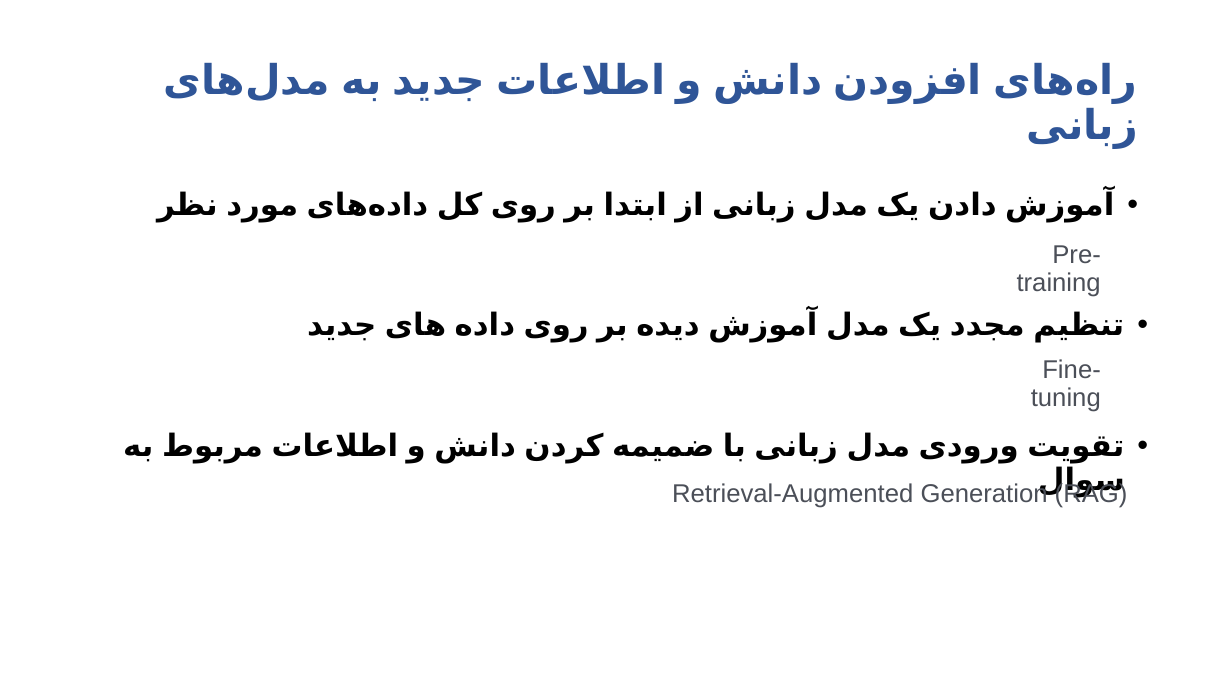
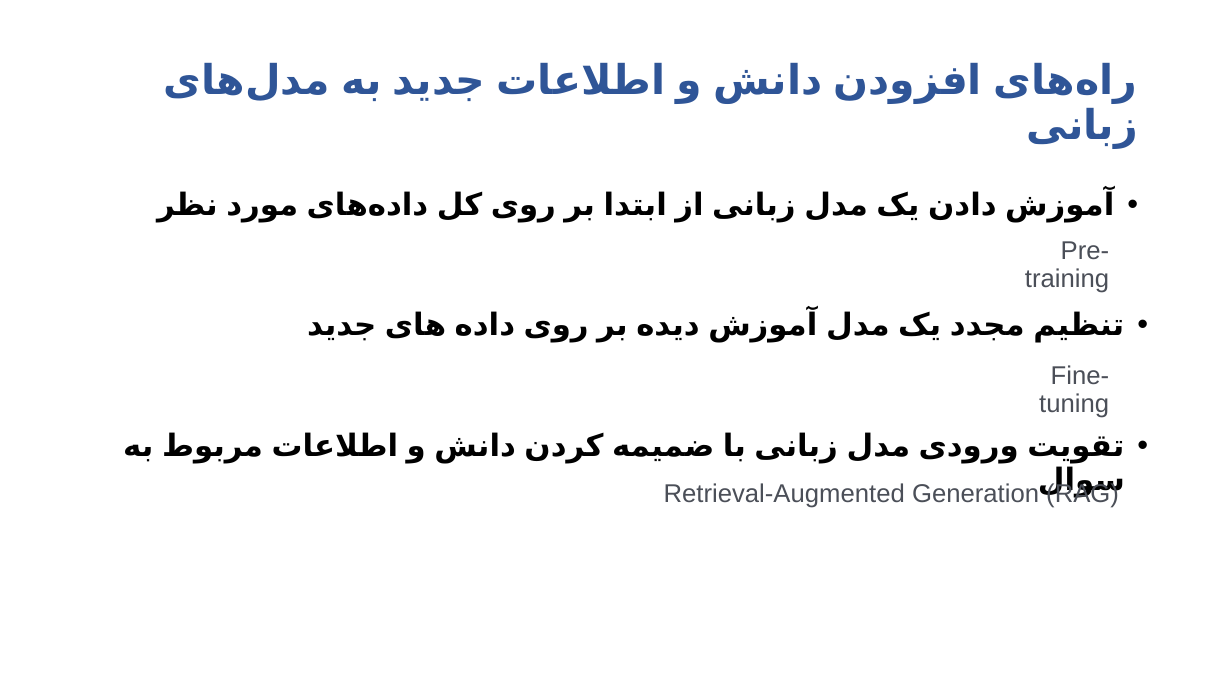
Before and after one commit to FarshadAmiri/DataGPT, a slide deck: slide 5 of RAG.pptx. Drawn at 1232x693 pixels with LibreOffice and Linux fonts; fonts in the diff are those of the drawing. Boxes give left, top, right and bottom in pixels: in the first picture for what was removed or moved away, otherwise in the second. Text is boxed around its words. In the diff, an @@ line names an element or a change of style, - is before the commit and + after.

```diff
--- a/RAG.pptx
+++ b/RAG.pptx
@@ text "Pre-training": place and size @@
-text "Pre-training" at [1017, 245, 1101, 297]
+text "Pre-training" at [1025, 241, 1110, 293]
@@ text "Fine-tuning": place and size @@
-text "Fine-tuning" at [1031, 359, 1101, 412]
+text "Fine-tuning" at [1039, 365, 1110, 418]
@@ text "Retrieval-Augmented Generation (RAG)": place and size @@
-text "Retrieval-Augmented Generation (RAG)" at [672, 482, 1128, 508]
+text "Retrieval-Augmented Generation (RAG)" at [664, 482, 1119, 508]
```
Also in this commit, not shown: 3 other slides changed.
